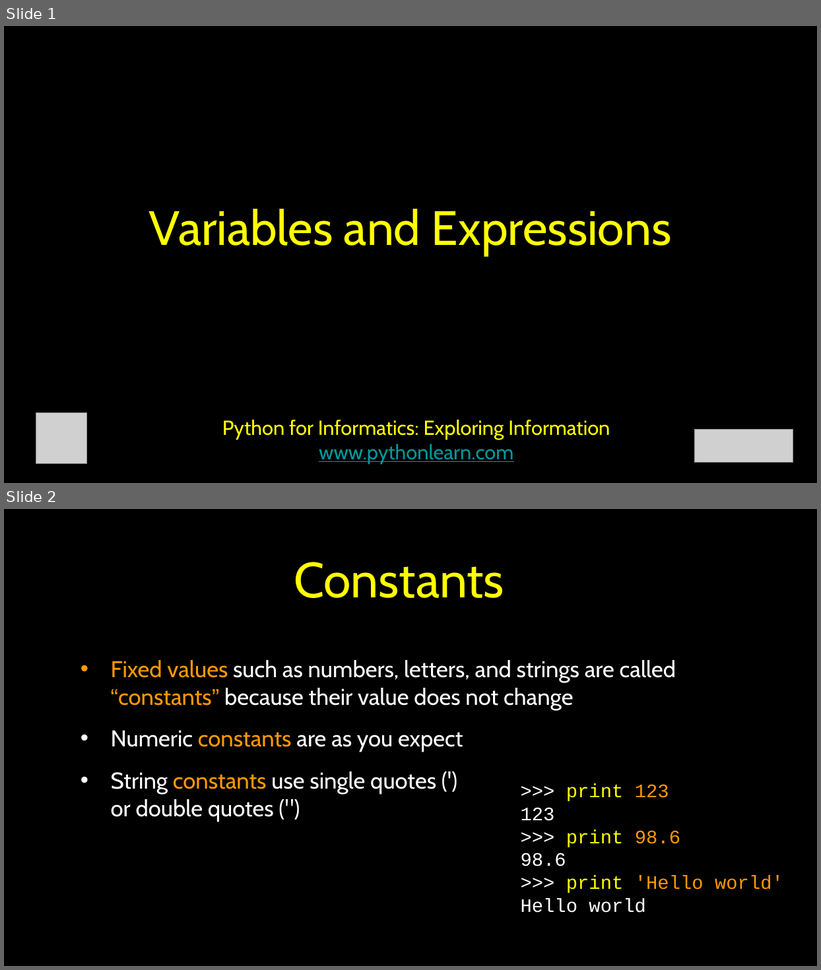
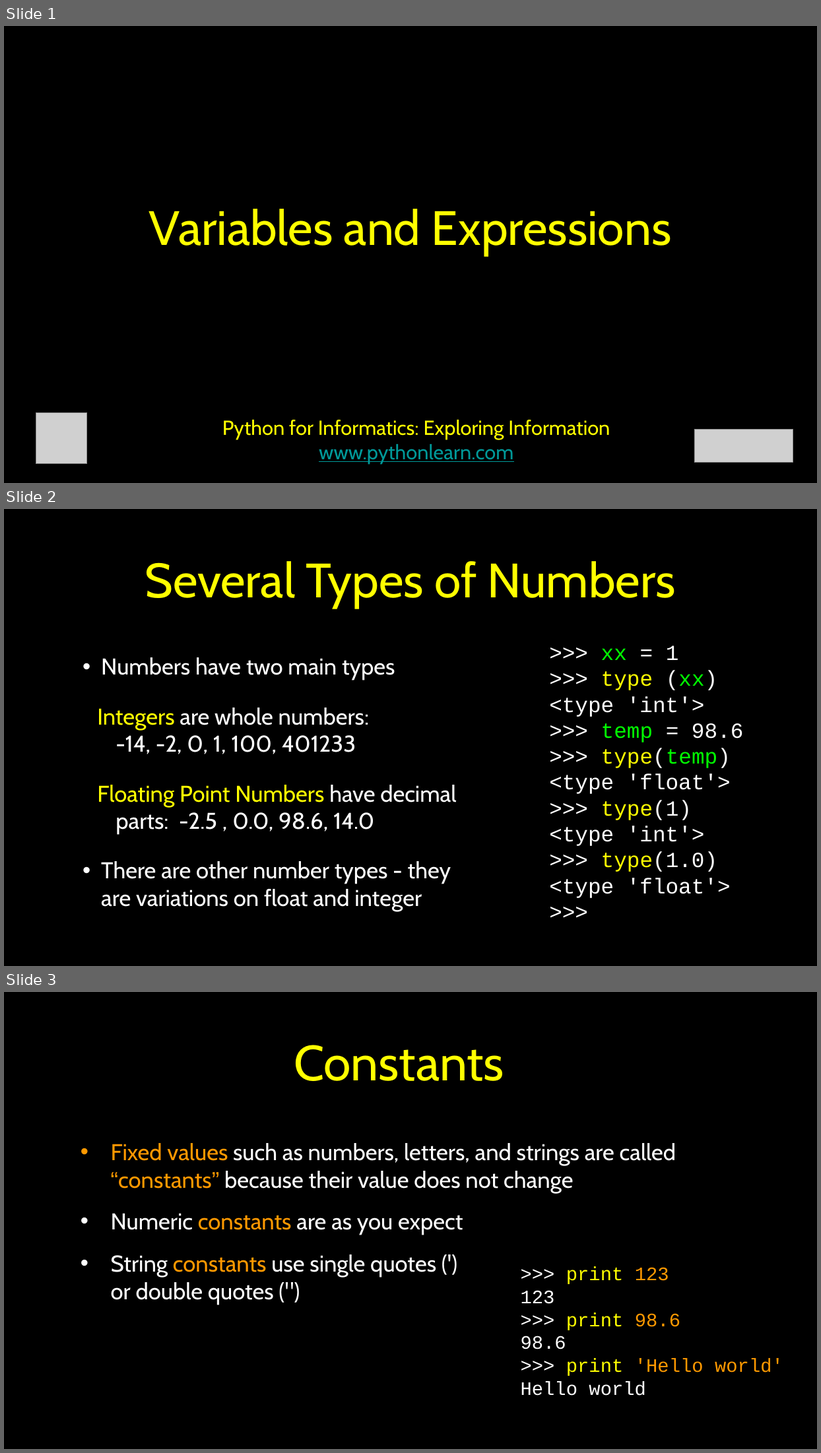
Before and after one commit to NguyenHoaiNam/python-exercise, a slide deck: slides/Chapter01-Variables and Expressions.pptx. Shown one above the other, each under a label of ours: slides 1 and 2 before the commit, slides 1, 2 and 3 after it. The pictures are 821x970 and 821x1453 pixels, drawn with LibreOffice and Linux fonts; fonts in the diff are those of the drawing; grey boxes stand for pictures. Boxes give left, top, right and bottom in pixels: in the first picture for what was removed or moved away, otherwise in the second. Text is boxed around its words. In the diff, an @@ line names an element or a change of style, - is before the commit and + after.

```diff
--- a/slides/Chapter01-Variables and Expressions.pptx
+++ b/slides/Chapter01-Variables and Expressions.pptx
@@ slide 2 added at [4, 509, 817, 966], background #000000 @@
@@ title added at [145, 561, 676, 609], 76 pt, text #FFFF00 @@
+Several Types of Numbers
@@ text added at [549, 646, 743, 898], 34 pt, text #FFFFFF @@
+>>> xx = 1
+>>> type (xx)
+<type 'int'>
+>>> temp = 98.6
+>>> type(temp)
+<type 'float'>
+>>> type(1)
+<type 'int'>
+>>> type(1.0)
+<type 'float'>
+>>>
@@ text added at [97, 657, 456, 912], 36 pt, text #FFFFFF @@
+• Numbers have two main types
+  Integers are whole numbers:
+  -14, -2, 0, 1, 100, 401233
+  Floating Point Numbers have decimal parts: -2.5 , 0.0, 98.6, 14.0
+• There are other number types - they are variations on float and integer
@@ what was slide 2 is now slide 3 @@
```
Also in this commit, not shown: 2 slides changed.
